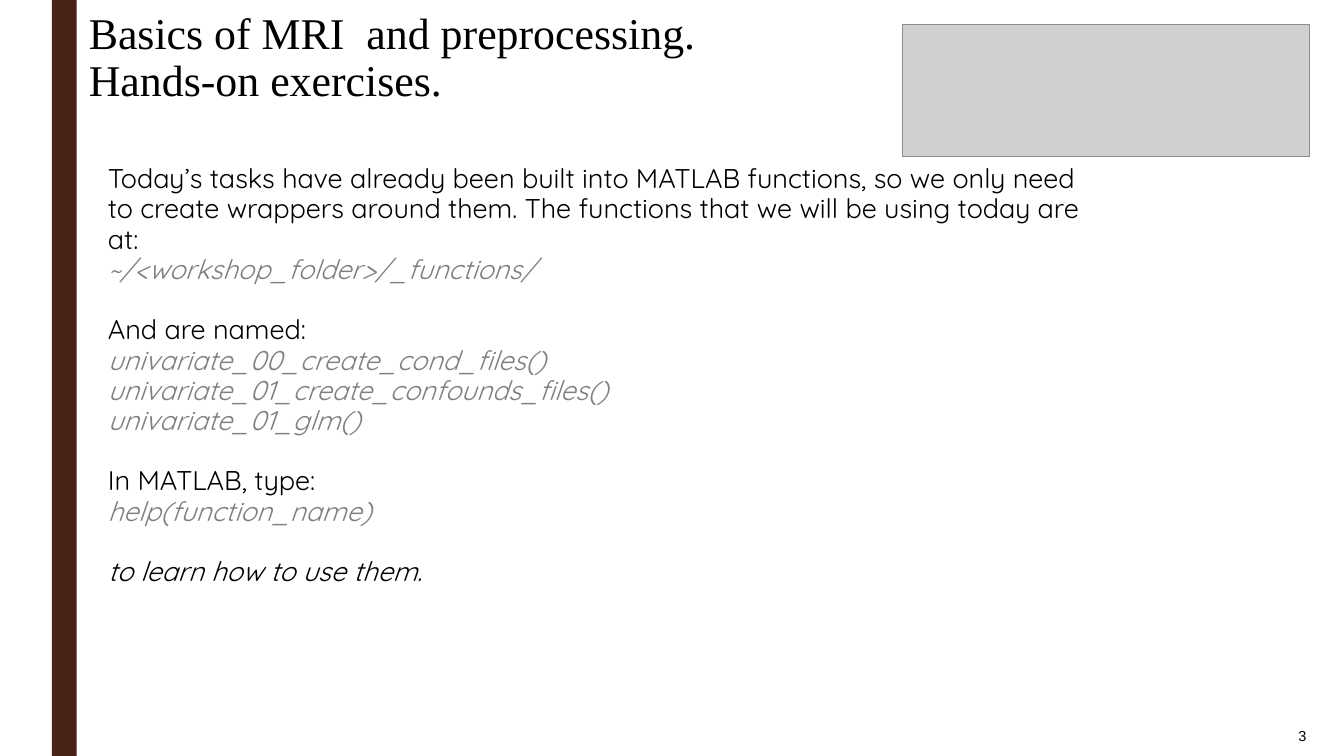
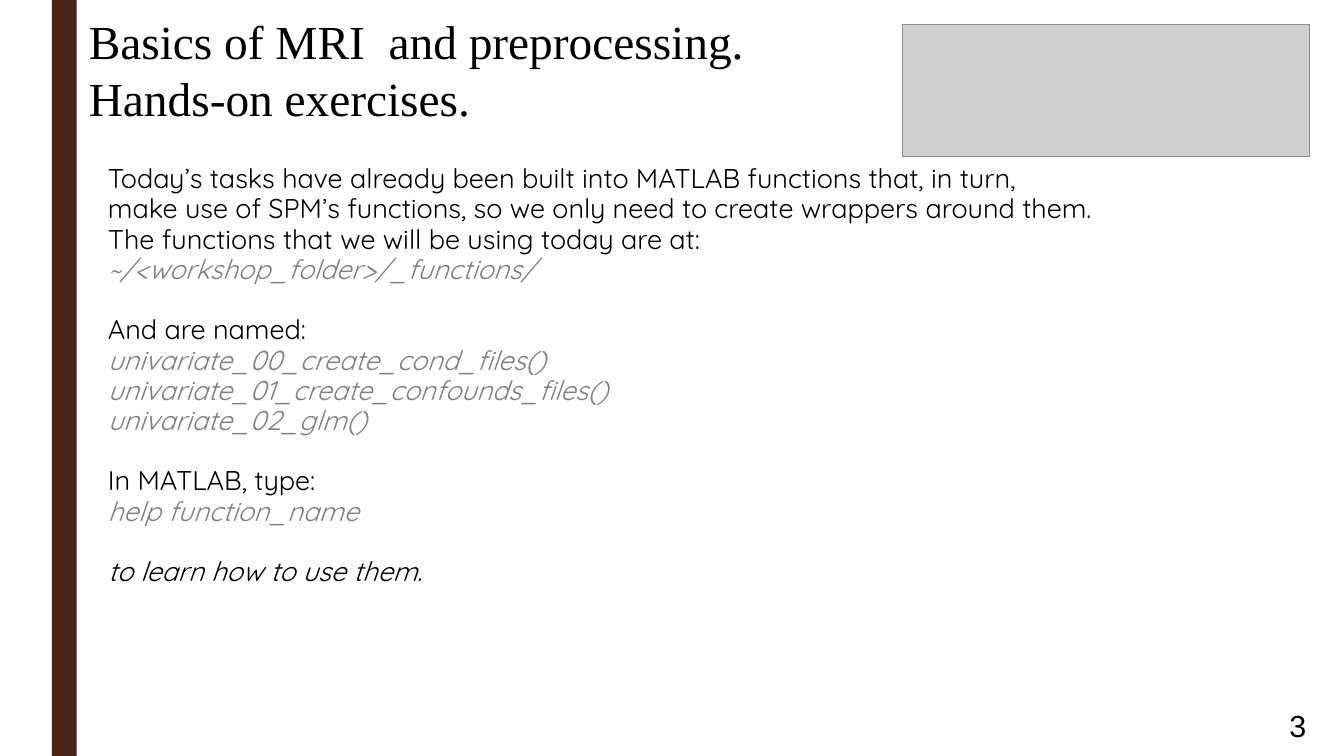
Before and after one commit to ortiztud/fmri_analysis_intro, a slide deck: slide 3 of slides/slides_session-2_hands-on.ppt. Drawn at 1344x756 pixels with LibreOffice and Linux fonts; fonts in the diff are those of the drawing; grey boxes stand for pictures; background and template pictures are left out. Boxes give left, top, right and bottom in pixels: in the first picture for what was removed or moved away, otherwise in the second. Text is boxed around its words. In the diff, an @@ line names an element or a change of style, - is before the commit and + after.

```diff
--- a/slides/slides_session-2_hands-on.ppt
+++ b/slides/slides_session-2_hands-on.ppt
@@ text "Basics of MRI and preprocessing." at (89,25,744,117): size 25.9 to 28 pt; line spacing 0.9 to 1 @@
@@ text at (108,168,1091,255): text changed @@
-Today’s tasks have already been built into MATLAB functions, so we only need to create wrappers around them. The functions that we will be using today are at:
+Today’s tasks have already been built into MATLAB functions that, in turn, make use of SPM’s functions, so we only need to create wrappers around them. The functions that we will be using today are at:
@@ text at (108,403,367,436): text changed @@
-univariate_01_glm()
+univariate_02_glm()
@@ text at (108,491,359,526): text changed @@
-help(function_name)
+help function_name
@@ page number at (1289,715,1306,738): size 8.6 to 18 pt; line spacing 0.8 to 1 @@
```
Also in this commit, not shown: 2 other slides changed.
